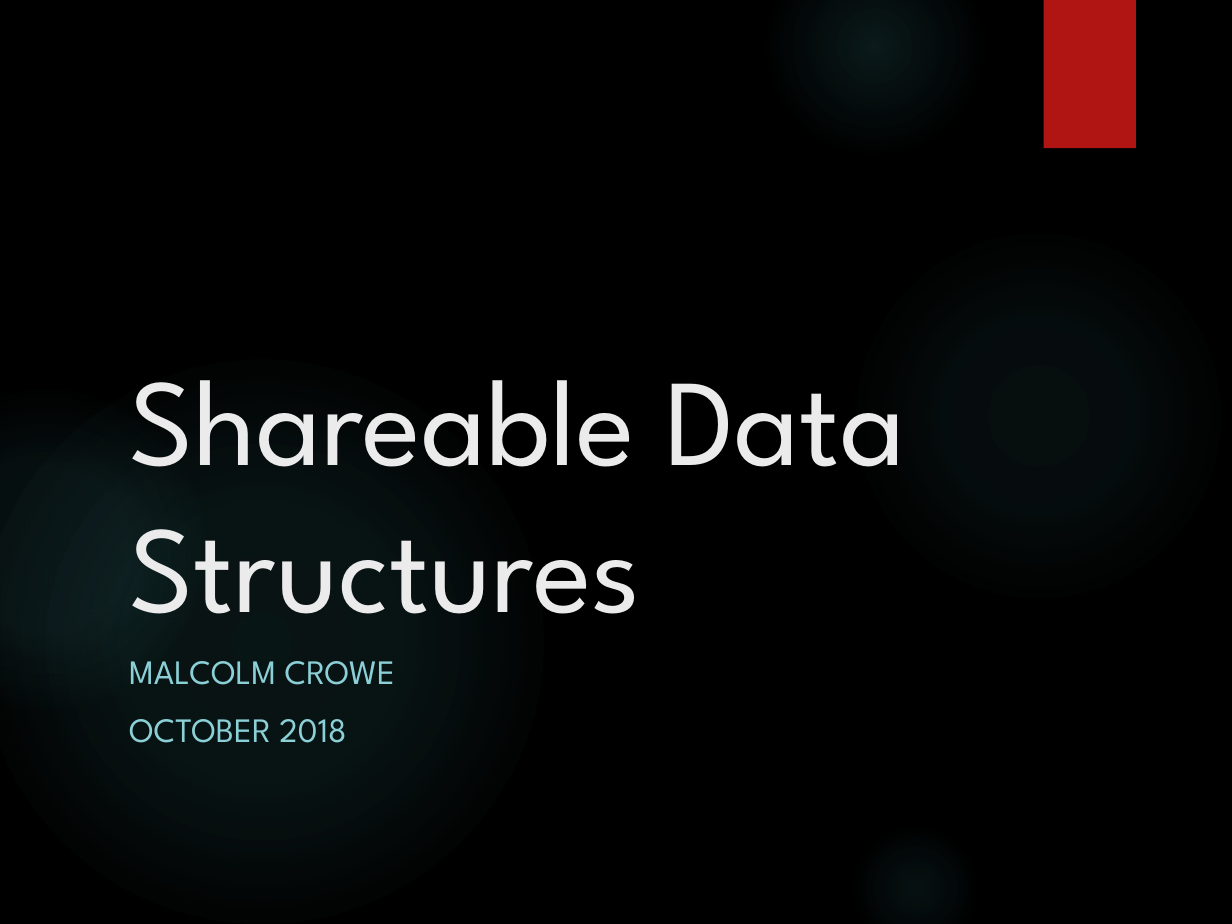
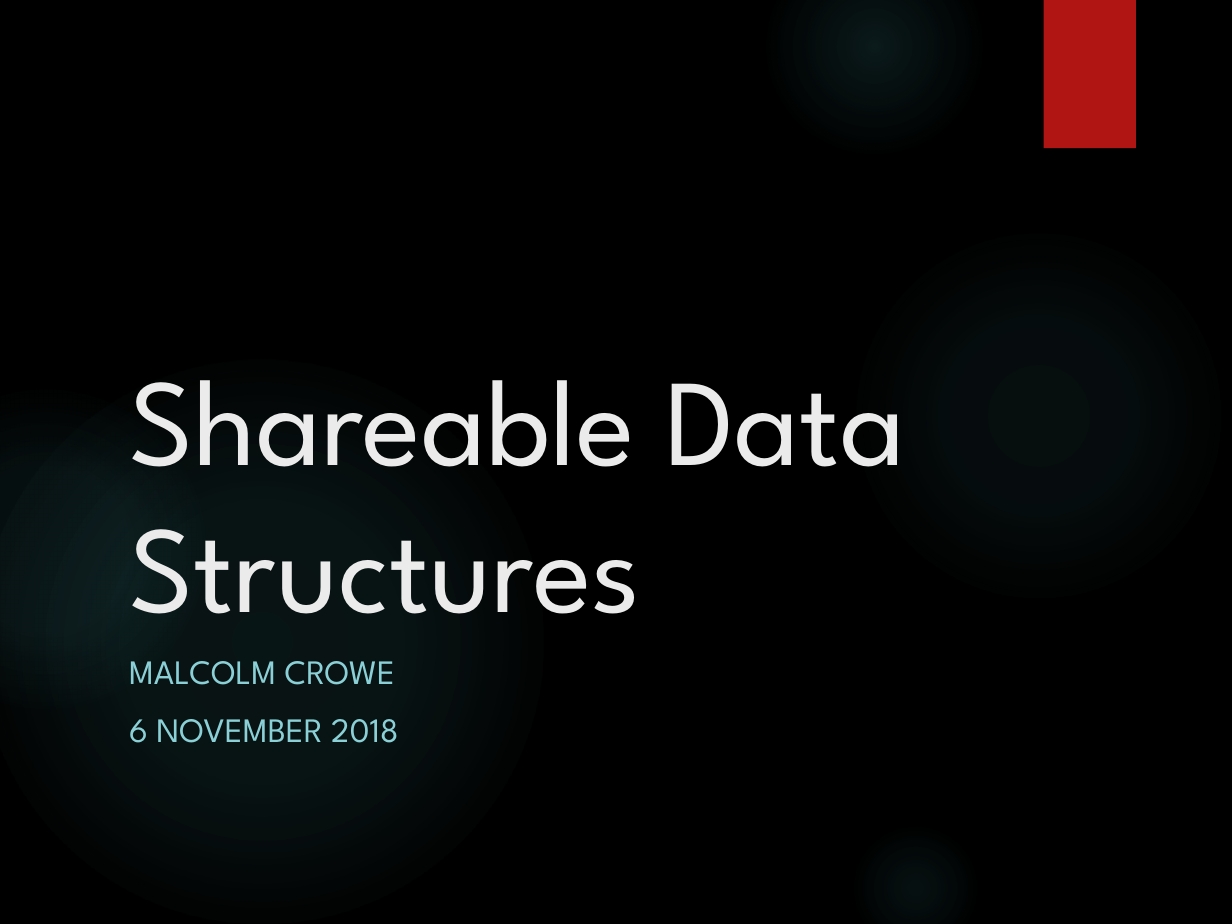
Before and after one commit to MalcolmCrowe/ShareableDataStructures, a slide deck: slide 1 of Shareable Data Structures.pptx. Drawn at 1232x924 pixels with LibreOffice and Linux fonts; fonts in the diff are those of the drawing; background and template pictures are left out. Boxes give left, top, right and bottom in pixels: in the first picture for what was removed or moved away, otherwise in the second. Text is boxed around its words. In the diff, an @@ line names an element or a change of style, - is before the commit and + after.

```diff
--- a/Shareable Data Structures.pptx
+++ b/Shareable Data Structures.pptx
@@ subtitle at (129, 719, 398, 743): text changed @@
-OCTOBER 2018
+6 NOVEMBER 2018
```
Also in this commit, not shown: 2 other slides changed, 1 slide added, 8 other files.
